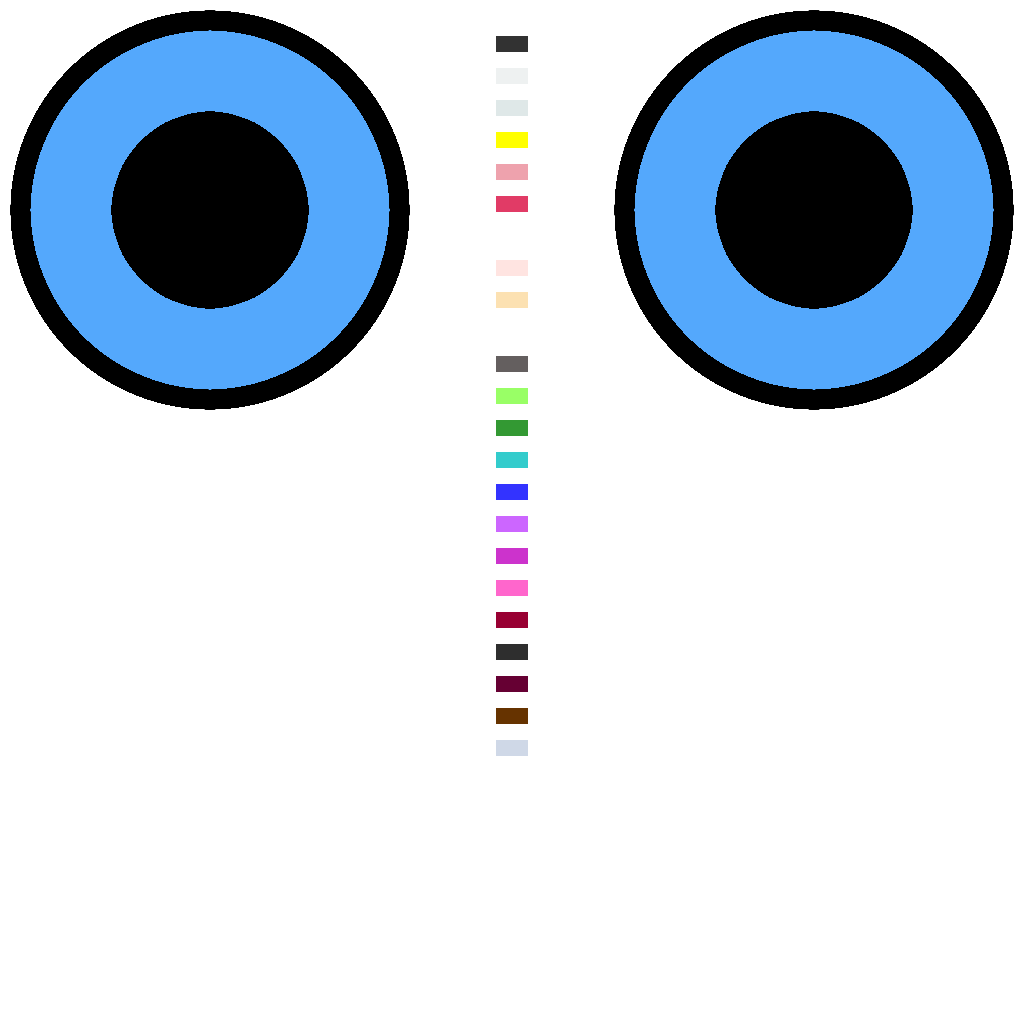
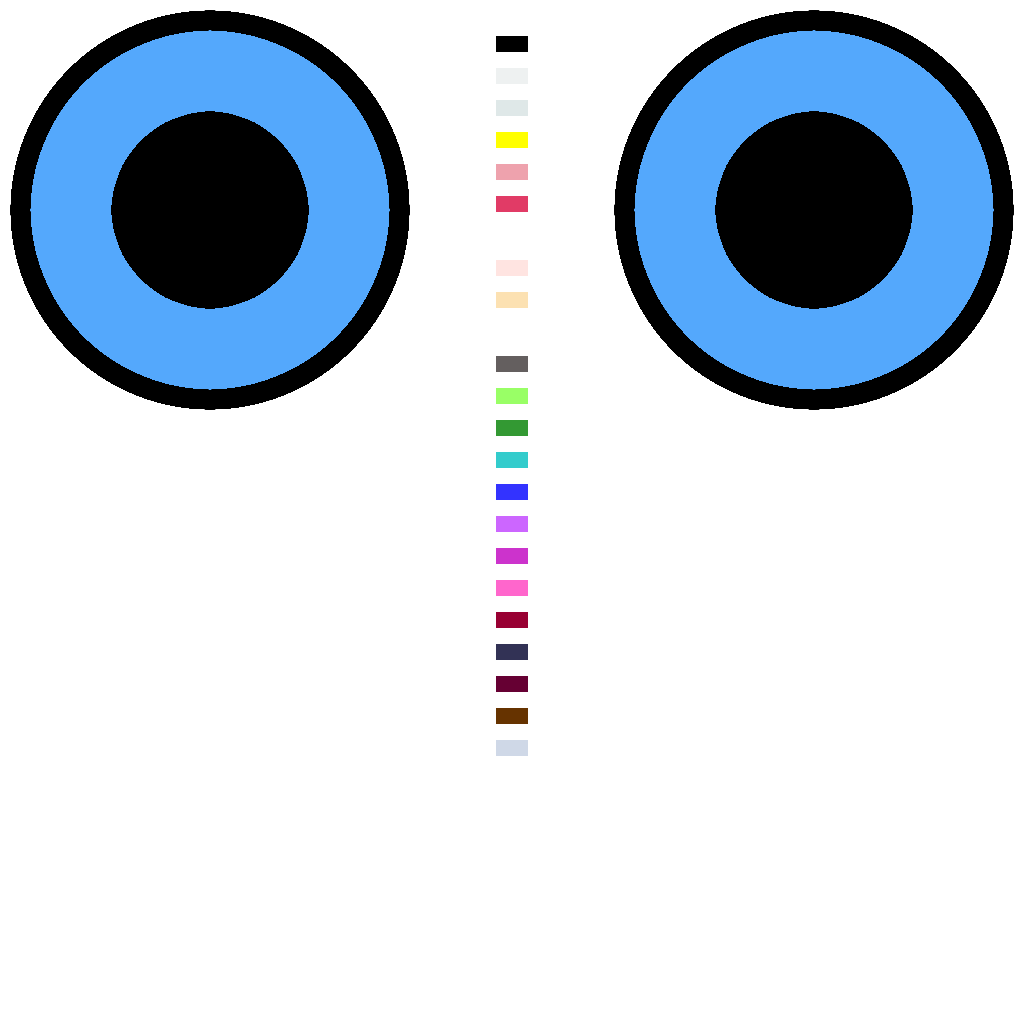
Layers edited between the first and the second 1024 x 1024 image:
painted on "Colors" over [496, 36, 528, 660]
